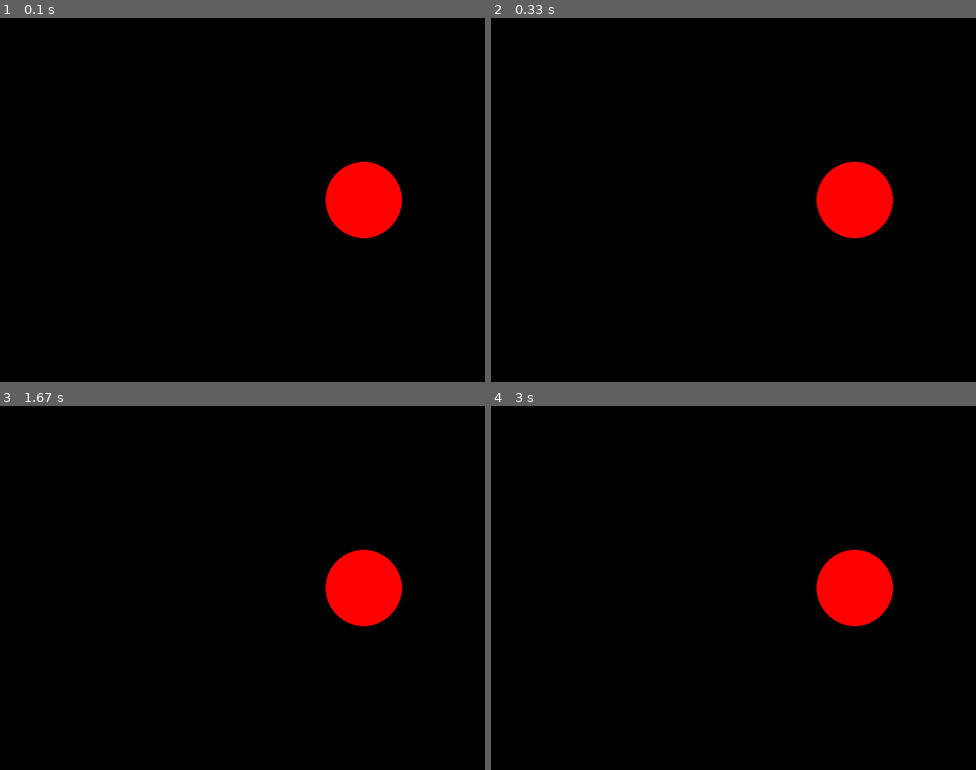
Above: before the commit, frames 1-4 (two rows, left to right).
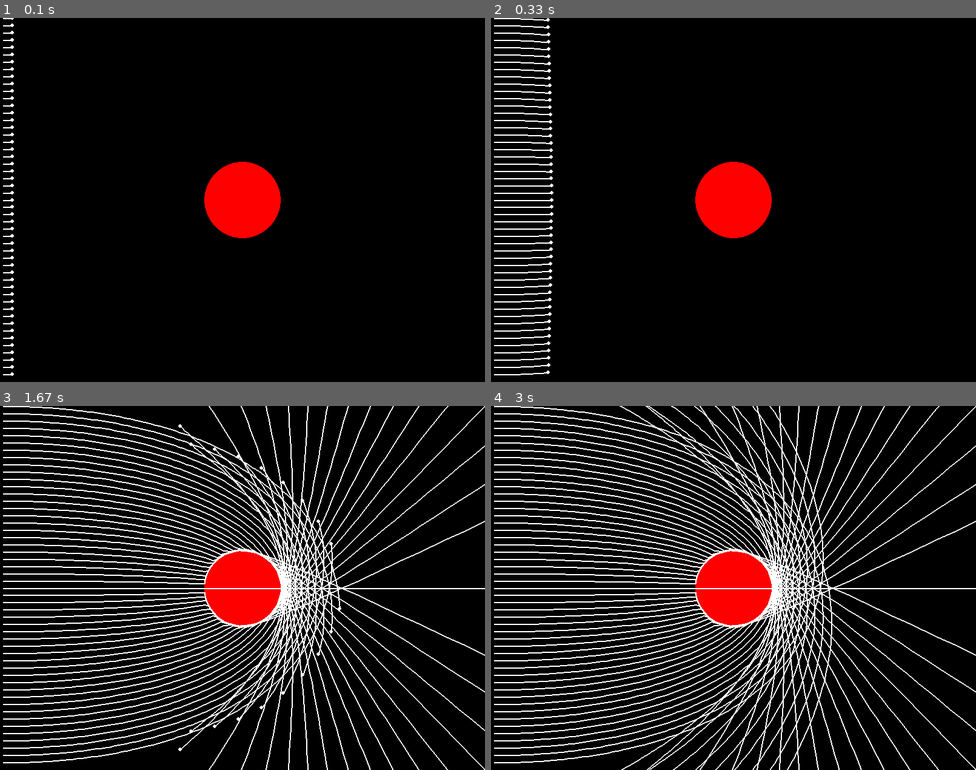
Above: after the commit, the same moments.

Repository: minhmInhmIh/blackhole-simulation-in-pygame
Game: pygame game, started from blackhole.py
Same seed, same stepped clock (60 frames per second), same inputs: the game is played once before the commit and once after it.
Inputs:
- Up to frame 1 (0.1 s): no input
- Up to frame 2 (0.33 s): no input
- Up to frame 3 (1.67 s): no input
- Up to frame 4 (3 s): no input

The runs differ from the first frame. In frame 1, 5.7% of the frame differs, in the area x 0-83%, y 0-99%; in frame 2, 7.3%; in frame 3, 19%; in frame 4, 20%, in the area x 0-100%, y 0-100%.

Commit message:
finish blackhole visual sim

Diff:
--- a/blackhole.py
+++ b/blackhole.py
@@ -10,33 +10,119 @@
 C = 299792458
 
 RED = (255,0,0)
+WHITE = (255,255,255)
+BLACK = (0,0,0)
+
+SCALE = 5e-9
 
 class BlackHole:
-    SCALE = 5e-9
+
     def __init__(self, x, y, mass):
         self.x = x
         self.y = y
         self.position = [x,y]
         self.mass = mass
         self.r_s = 2 * G * mass / C**2
-        self.radius = self.r_s * self.SCALE
+        self.radius = self.r_s * SCALE
         self.color = RED
     def draw(self,window):
         pygame.draw.circle(window, self.color, (int(self.position[0]),int(self.position[1])), int(self.radius))
 
+
+SagA = BlackHole(WIDTH/2,HEIGHT/2, 8.54e36)
+class Ray:
+    def __init__(self,x,y):
+        self.x = x
+        self.y = y
+        speed = 5
+        self.vx = speed
+        self.vy = 0
+        self.trail = []
+        self.alive = True
+
+
+    def hit_blackhole(self, blackhole):
+        dx = blackhole.x - self.x
+        dy = blackhole.y - self.y
+        dist = math.hypot(dx, dy)
+
+        return dist <= blackhole.radius
+
+
+
+    def draw(self, window):
+        pygame.draw.circle(window, WHITE, (int(self.x), int(self.y)), 3)
+        if len(self.trail) > 1:
+            pygame.draw.lines(window, WHITE, False, self.trail, 2)
+    def step(self, blackhole):
+        # gravity
+        dx = blackhole.x - self.x
+        dy = blackhole.y - self.y
+        dist = math.hypot(dx, dy)
+
+        if dist != 0:
+            dx /= dist
+            dy /= dist
+            force = 8000 / dist**2
+            self.vx += dx * force
+            self.vy += dy * force
+
+        # predict next position
+        next_x = self.x + self.vx
+        next_y = self.y + self.vy
+
+        next_dist = math.hypot(blackhole.x - next_x, blackhole.y - next_y)
+
+        if next_dist <= blackhole.radius:
+            # snap exactly to edge
+            dx = next_x - blackhole.x
+            dy = next_y - blackhole.y
+            d = math.hypot(dx, dy)
+
+            if d != 0:
+                dx /= d
+                dy /= d
+
+                next_x = blackhole.x + dx * blackhole.radius
+                next_y = blackhole.y + dy * blackhole.radius
+
+            self.trail.append((next_x, next_y))
+            self.x = next_x
+            self.y = next_y
+
+            return False  # stop ray
+
+        # normal move
+        self.x = next_x
+        self.y = next_y
+        self.trail.append((self.x, self.y))
+
+        return True
+
+
 def main(window):
     clock = pygame.time.Clock()
     running = True
-
-
-    SagA = BlackHole(WIDTH-WIDTH/4,HEIGHT/2, 8.54e36)
+    # rays = Ray(0, HEIGHT/2,SagA.x, SagA.y)
+    # rays = Ray(0,300)
+    number_of_rays = 50
+    rays = []
+    for i in range(0, HEIGHT, HEIGHT//number_of_rays):
+        ray = Ray(0, i)
+        rays.append(ray)
 
     while running:
         clock.tick(FPS)
+        window.fill(BLACK)
         for event in pygame.event.get():
             if event.type == pygame.QUIT:
                 running = False
         SagA.draw(window)
+
+        for ray in rays:
+            ray.draw(window)
+            if ray.alive:
+                ray.step(SagA)
         pygame.display.update()
     pygame.quit()
 if __name__ == "__main__":
--- /dev/null
+++ b/tempCodeRunnerFile.py
@@ -0,0 +1 @@
+            rays.step()
